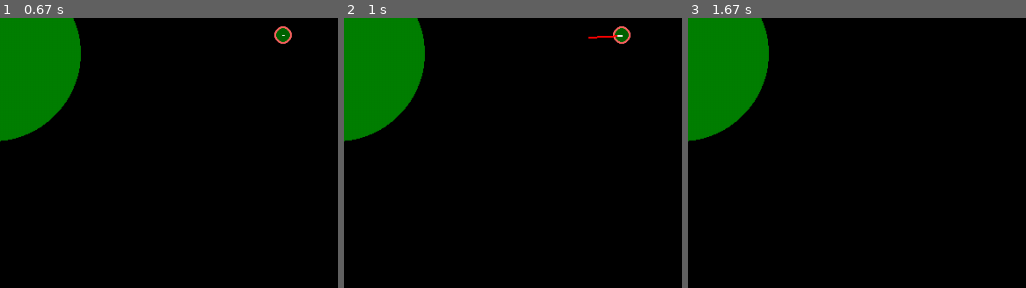
Above: before the commit, frames 1-3 (left to right).
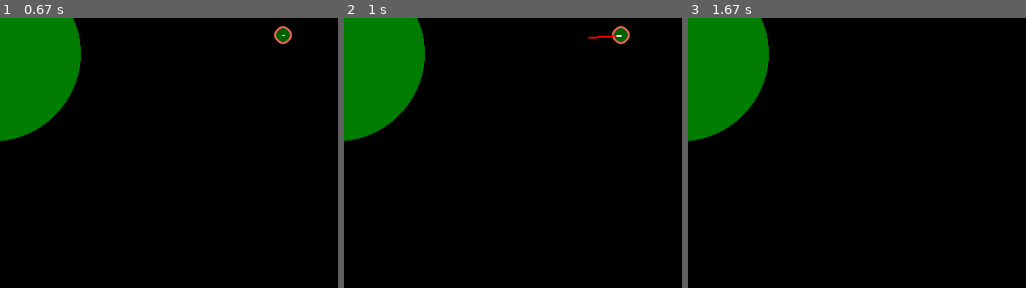
Above: after the commit, the same moments.

Repository: InfinityProgrammers/pygame-and-physic
Game: pygame game, started from gravity/gravity1.py
Two runs of this game, one before a commit and one after it. Both use one fixed random seed, a clock stepped at 60 frames per second and the inputs below.
Inputs (mouse positions are % of the whole screen's width and height, from its top left):
- Up to frame 1 (0.67 s): click (92, 45) at 0.38 s
- Up to frame 2 (1 s): tap Space at 0.67 s
- Up to frame 3 (1.67 s): click (98, 95) at 1.05 s; click (18, 23) at 1.38 s
The pictures show only the part of the screen within x 50-100%, y 42-92%; the shares and areas given below are measured in that part.

Frame 1 is identical in both runs. In frame 2, 0.1% of the frame differs, in the area x 79-85%, y 2-10%; in frame 3, nothing differs.

Commit message:
change visual aspect of code making code more friendly

Diff:
--- a/gravity/gravity1.py
+++ b/gravity/gravity1.py
@@ -32,7 +32,7 @@
         self.vel = Vector2()
         self.acc = Vector2()
 
-    def Draw(self, win): #rysuje pilke
+    def Draw(self, win): #drawing pilke
         pygame.draw.circle(win, (255, 100, 100), (int(self.x), int(self.y)), self.radius)
         pygame.draw.circle(win, (0, 100, 0), (int(self.x), int(self.y)), self.radius-2)
     def movement(self): #ruch pilki
@@ -46,21 +46,22 @@
     pilka.Draw(win)
     drawacc(pilka.x, pilka.y, pilka.acc.x, pilka.acc.y)
     drawspeed(pilka.x, pilka.y, pilka.vel.x, pilka.vel.y)
-def line(pos): #rysuje linie
+
+def line(pos): #drawing line
     pygame.draw.line(win, (255, 255, 255), [pilka.x, pilka.y], pos, 3)
 
-def planeta(): #zmienne planety
+def drawacc(x, y, xx, yy): #drawing accelerate
+    if click and space:
+        pygame.draw.line(win, (255, 0, 0),(int(x), int(y)), ((xx*1000+pilka.x),(yy*1000+pilka.y)), 2)
+
+def drawspeed(x, y, xx, yy): #drawing velocity
+    if click and space:
+        pygame.draw.line(win, (255, 255, 255),(x, y), (xx*8+x, yy*8+y), 2)
+
+def planeta(): #planet variables
     pygame.draw.circle(win, (0, 128, 0), (512, 400), 100)
     global mass_p
     mass_p = 5.972 * 10 ** 19
-
-def drawacc(x, y, xx, yy): #rysuje przyspiesznie
-    if click and space:
-        pygame.draw.line(win, (255, 0, 0),(int(x), int(y)), ((xx*1000+pilka.x),(yy*1000+pilka.y)), 2)
-
-def drawspeed(x, y, xx, yy): #rysuje predkosc
-    if click and space:
-        pygame.draw.line(win, (255, 255, 255),(x, y), (xx*8+x, yy*8+y), 2)
 
 def speed(power, vel): #manipulacja wektorem predkosci
     angle4 = angleSpeed #kopiuje zmienną
@@ -96,29 +97,29 @@
     delta+= clock.tick()/1000.0
     planeta()
     pygame.display.update()
+    pos = pygame.mouse.get_pos()
+
     while delta > 1/tickrate: ## tyknięcia programu
         delta -= 1/tickrate
-        Force()
-        if click == True: ## klikniecie = rysuj obiekt ponownie
-            redraw()
-            if space == False: ## rysowanie lini
-                pos = pygame.mouse.get_pos()
-                line(pos)
         for event in pygame.event.get():
             if event.type == pygame.QUIT:
                 sys.exit(0)
             if event.type == pygame.MOUSEBUTTONDOWN:
-                posss = pygame.mouse.get_pos()
-                pilka = Cialo(win, pygame.mouse.get_pos()[0], pygame.mouse.get_pos()[1], 10) #tworze obiekt
+                start_pos = pos;
+                pilka = Cialo(win, pos[0], pos[1], 10) #tworze obiekt
                 click = True
                 clockwise = False
                 counterclockwise = False
                 space = False
                 check = False
             if event.type == pygame.KEYDOWN and event.key == pygame.K_SPACE and space == False:
-                poss = pygame.mouse.get_pos()
-                poz.x = poss[0]
-                poz.y = poss[1]
-                power = math.sqrt((poss[0] - pilka.x) ** 2 + (poss[1] - pilka.y) ** 2)/16 #liczę moc obliczając długosc wektora
-                pozycja = Vector2((poz.x-posss[0]), (poz.y-posss[1])) #wektor prędkosci
+                poz.x = pos[0]
+                poz.y = pos[1]
+                power = math.sqrt((pos[0] - pilka.x) ** 2 + (pos[1] - pilka.y) ** 2)/16 #liczę moc obliczając długosc wektora
+                pozycja = Vector2((poz.x-start_pos[0]), (poz.y-start_pos[1])) #wektor prędkosci
                 space = True
+        Force()
+        if click == True: ## klikniecie = rysuj obiekt ponownie
+            redraw()
+            if space == False: ## rysowanie lini
+                line(pos)
